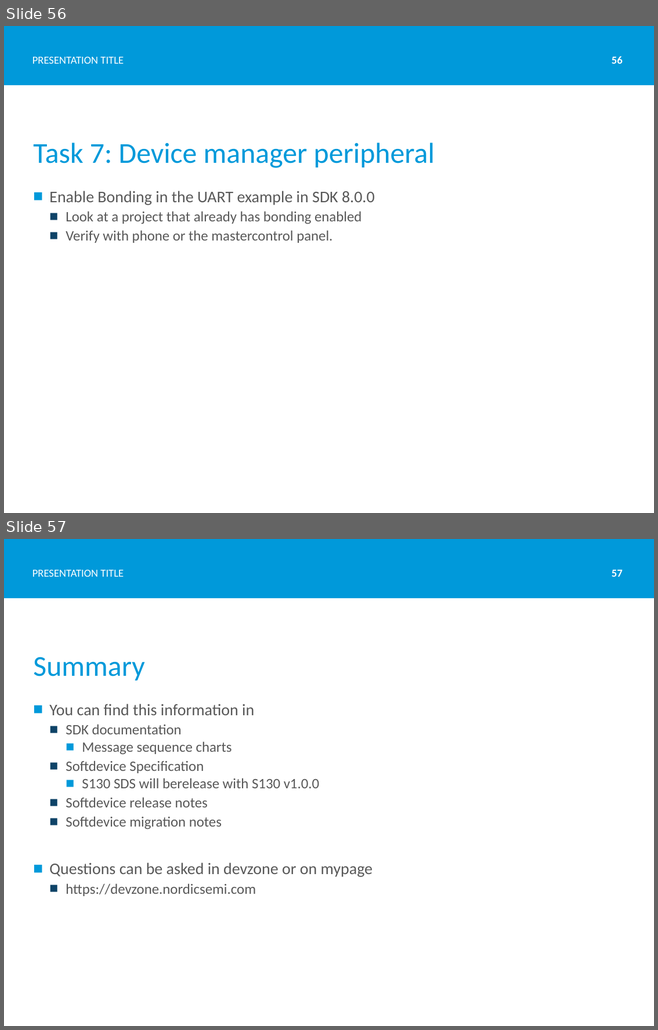
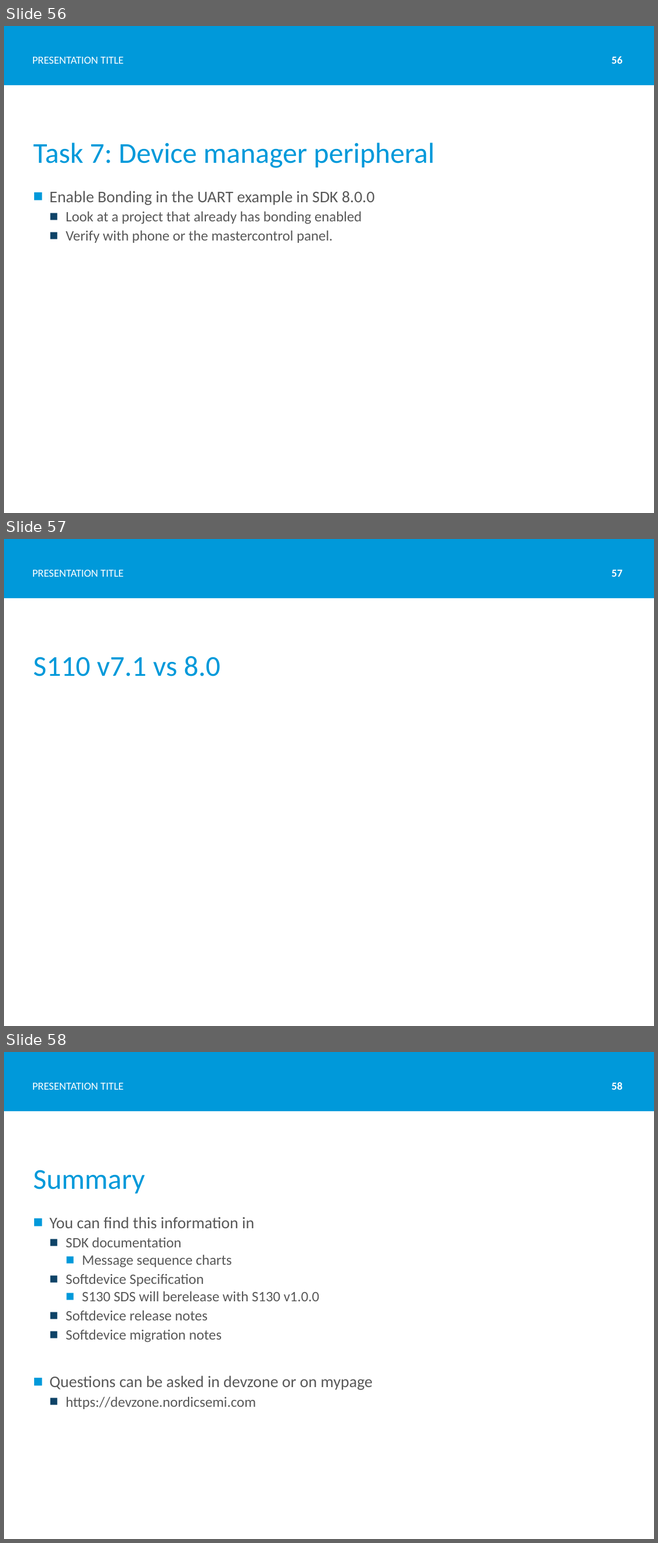
Before and after one commit to Skjerve/nRF51-S130-HK, a slide deck: S130 Introduction.pptx. Shown one above the other, each under a label of ours: slides 56 and 57 before the commit, slides 56, 57 and 58 after it. The pictures are 658x1030 and 658x1543 pixels, drawn with LibreOffice and Linux fonts; fonts in the diff are those of the drawing; background and template pictures are left out. Boxes give left, top, right and bottom in pixels: in the first picture for what was removed or moved away, otherwise in the second. Text is boxed around its words. In the diff, an @@ line names an element or a change of style, - is before the commit and + after.

```diff
--- a/S130 Introduction.pptx
+++ b/S130 Introduction.pptx
@@ slide 57 added at (4,539,654,1026), background #FFFFFF; not listed: 1 template element that a slide beside it also shows @@
@@ text added at (32,570,123,577), 12 pt, text #FFFFFF @@
+PRESENTATION TITLE
@@ page number added at (611,570,622,577), 12 pt, text #FFFFFF, bold @@
+57
@@ title added at (33,656,220,676), 32 pt, text #0099DA @@
+S110 v7.1 vs 8.0
@@ what was slide 57 is now slide 58 @@
@@ page number at (611,1082,622,1090): text changed @@
-57
+58
```
Also in this commit, not shown: 2 slides changed, 1 other file.
